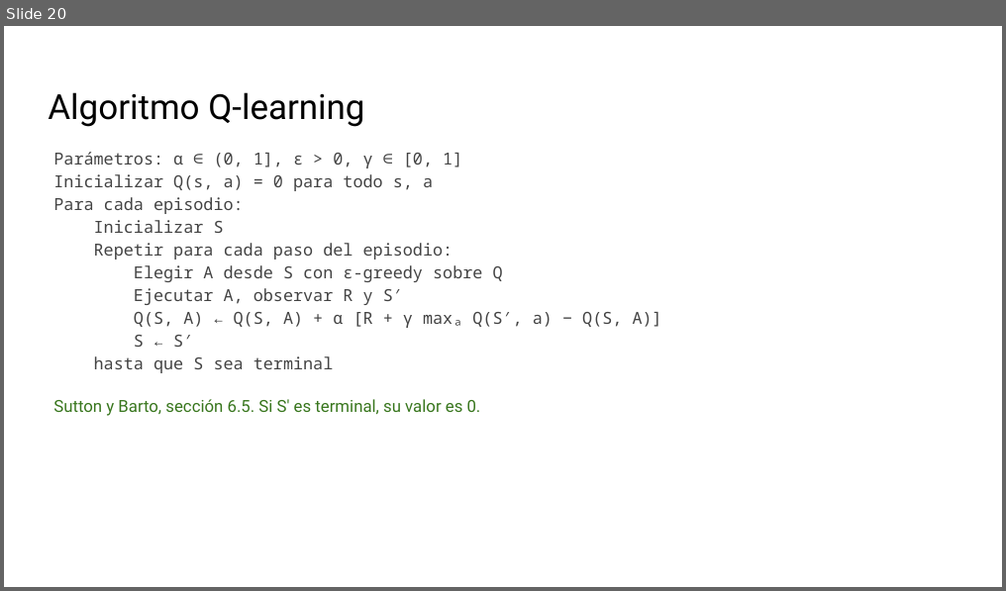
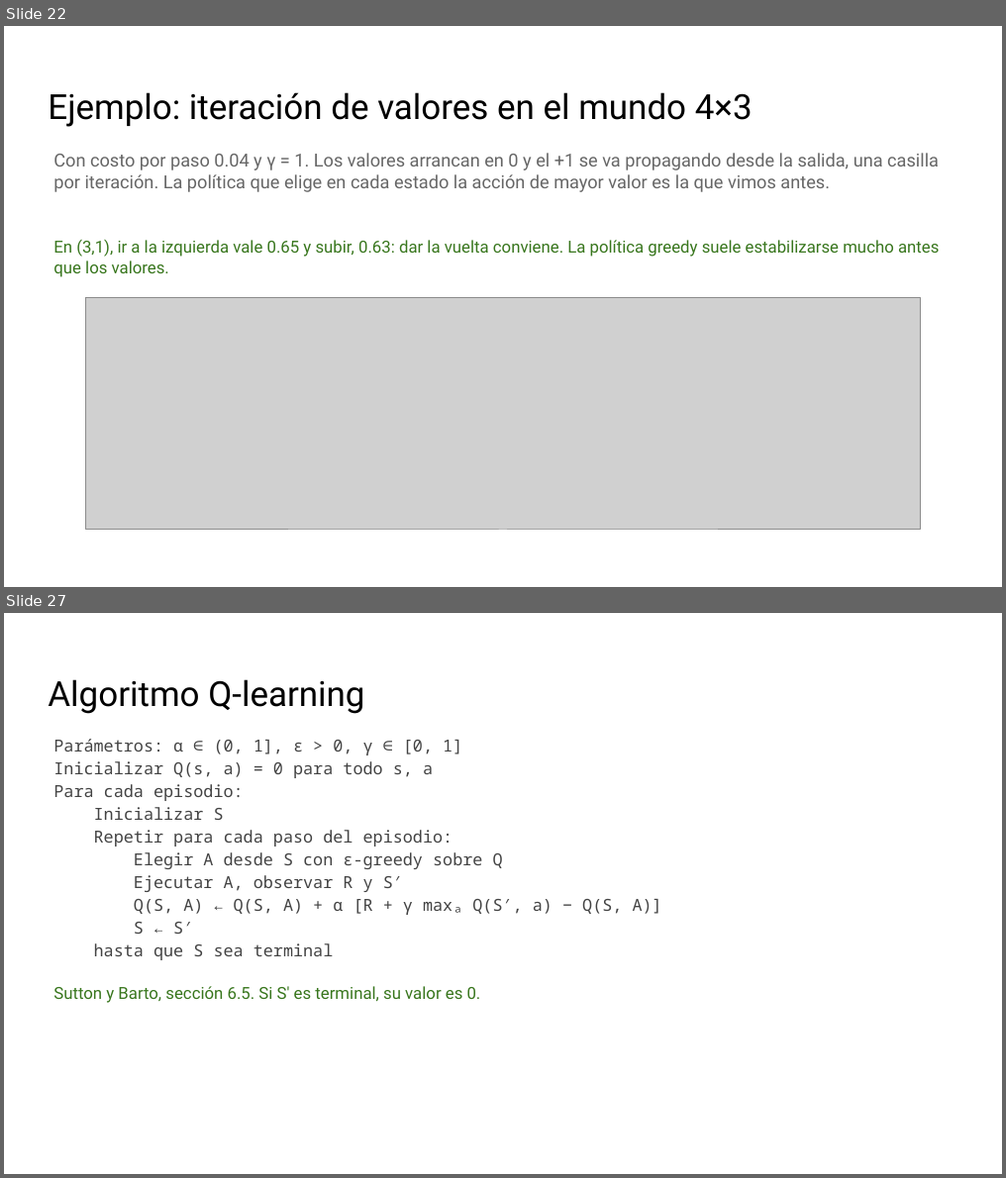
Before and after one commit to telsesser/2026-ML-UNLU, a slide deck: 03-refuerzos/presentaciones/C3-1_ Decisiones secuenciales y Q-learning.pptx. Shown one above the other, each under a label of ours: slide 20 before the commit, slides 22 and 27 after it; the slides between them are not shown. The pictures are 1006x591 and 1006x1178 pixels, drawn with LibreOffice and Linux fonts; fonts in the diff are those of the drawing; grey boxes stand for pictures; background and template pictures are left out. Boxes give left, top, right and bottom in pixels: in the first picture for what was removed or moved away, otherwise in the second. Text is boxed around its words. In the diff, an @@ line names an element or a change of style, - is before the commit and + after.

```diff
--- a/03-refuerzos/presentaciones/C3-1_ Decisiones secuenciales y Q-learning.pptx
+++ b/03-refuerzos/presentaciones/C3-1_ Decisiones secuenciales y Q-learning.pptx
@@ slide 22 added at [4,26,1002,587], background picture (left out) @@
@@ title added at [48,92,752,127], 25 pt, text #000000 @@
+Ejemplo: iteración de valores en el mundo 4×3
@@ text added at [54,153,939,192], 13 pt, text #666666 @@
+Con costo por paso 0.04 y γ = 1. Los valores arrancan en 0 y el +1 se va propagando desde la salida, una casilla por iteración. La política que elige en cada estado la acción de mayor valor es la que vimos antes.
@@ text added at [54,240,939,277], 12 pt, text #38761D @@
+En (3,1), ir a la izquierda vale 0.65 y subir, 0.63: dar la vuelta conviene. La política greedy suele estabilizarse mucho antes que los valores.
@@ picture added at [86,297,920,530] @@
@@ what was slide 20 is now slide 27 @@
```
Also in this commit, not shown: 14 slides changed, 6 other slides added, 23 other files.
